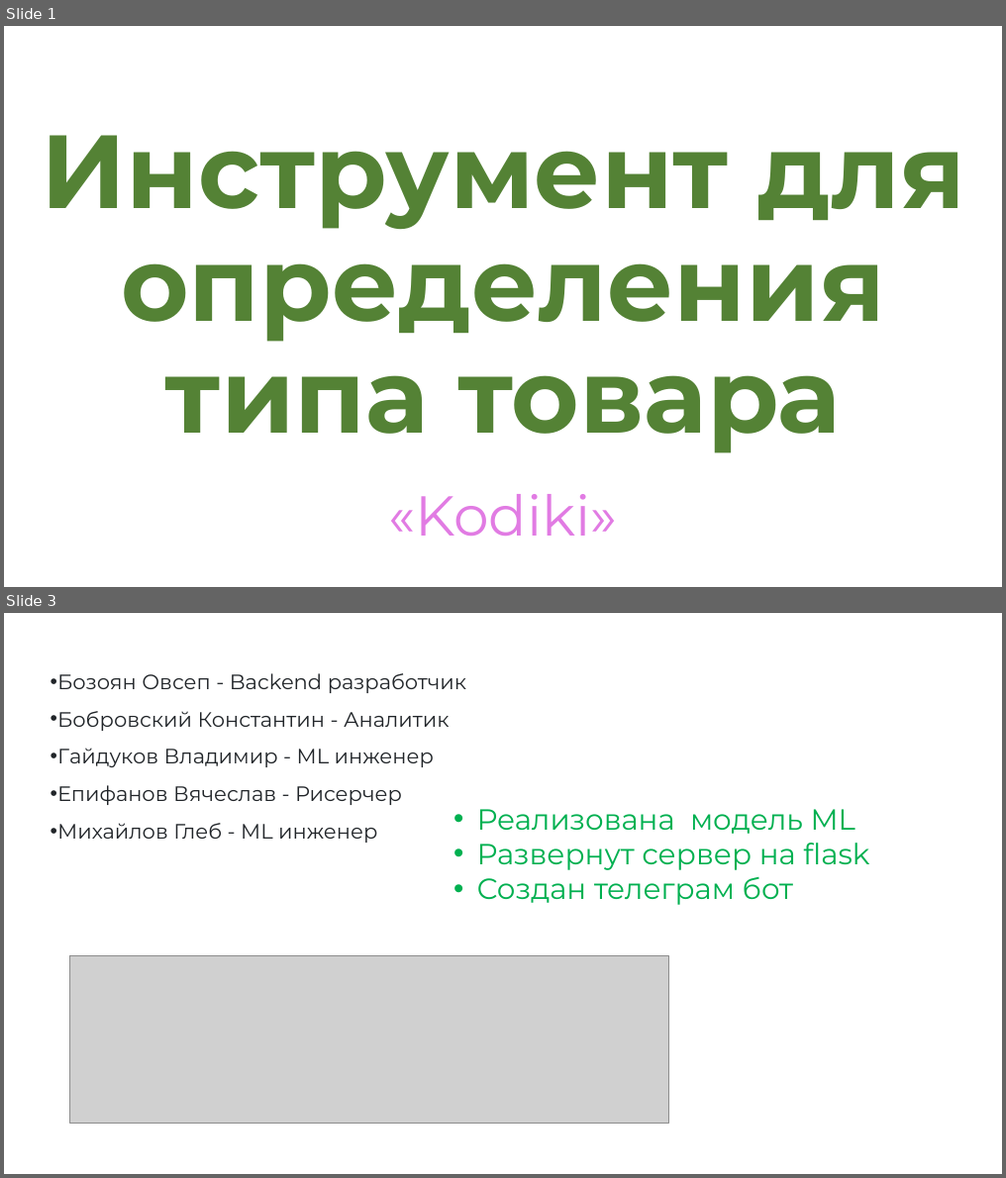
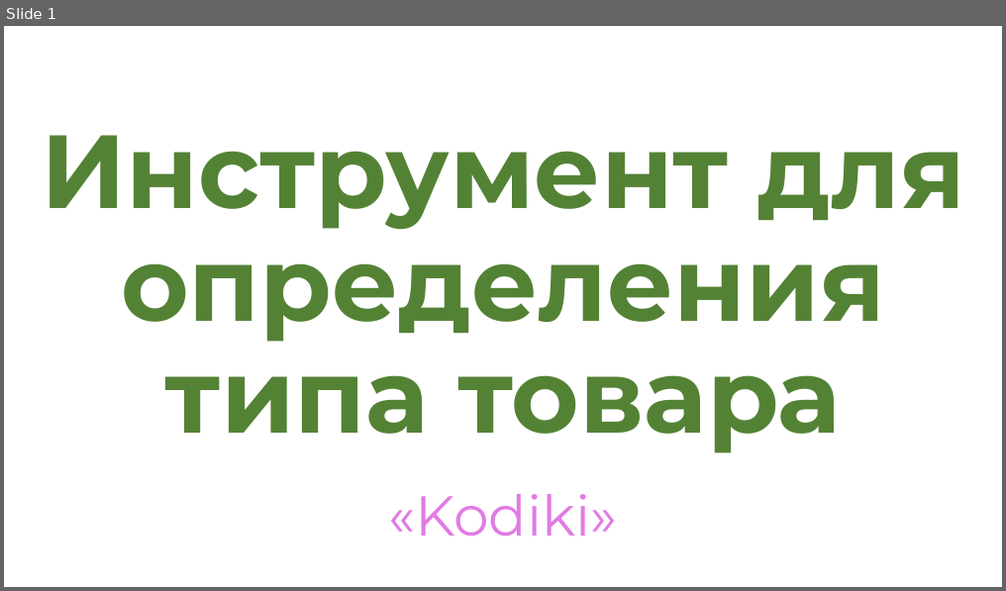
Before and after one commit to TheFlowDEV/cdek_case, a slide deck: Инструмент_для_определения_типа_товара.pptx. Shown one above the other, each under a label of ours: slides 1 and 3 before the commit, slide 1 after it; the slides between them are not shown. The pictures are 1006x1178 and 1006x591 pixels, drawn with LibreOffice and Linux fonts; fonts in the diff are those of the drawing; grey boxes stand for pictures. Boxes give left, top, right and bottom in pixels: in the first picture for what was removed or moved away, otherwise in the second. Text is boxed around its words. In the diff, an @@ line names an element or a change of style, - is before the commit and + after.

```diff
--- a/Инструмент_для_определения_типа_товара.pptx
+++ b/Инструмент_для_определения_типа_товара.pptx
@@ slide 3 removed at <box>4,613,1002,1174</box>, background #FFFFFF @@
@@ text removed at <box>57,673,466,843</box> @@
-• Бозоян Овсеп - Backend разработчик
-• Бобровский Константин - Аналитик
-• Гайдуков Владимир - ML инженер
-• Епифанов Вячеслав - Рисерчер
-• Михайлов Глеб - ML инженер
@@ text removed at <box>477,809,869,905</box> @@
-• Реализована модель ML
-• Развернут сервер на flask
-• Создан телеграм бот
@@ picture removed at <box>70,956,668,1124</box> @@
```
Also in this commit, not shown: 2 slides added, 1 other slide removed, 1 other file.
